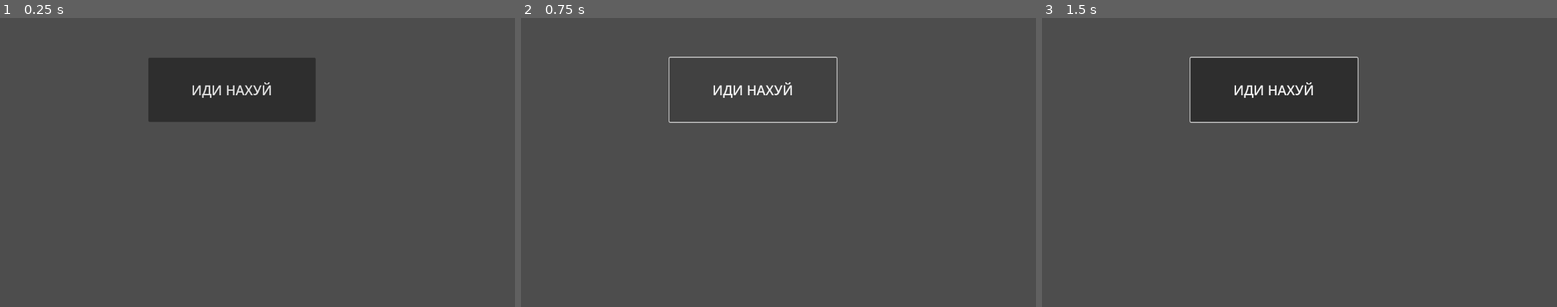
Above: before the commit, frames 1-3 (left to right).
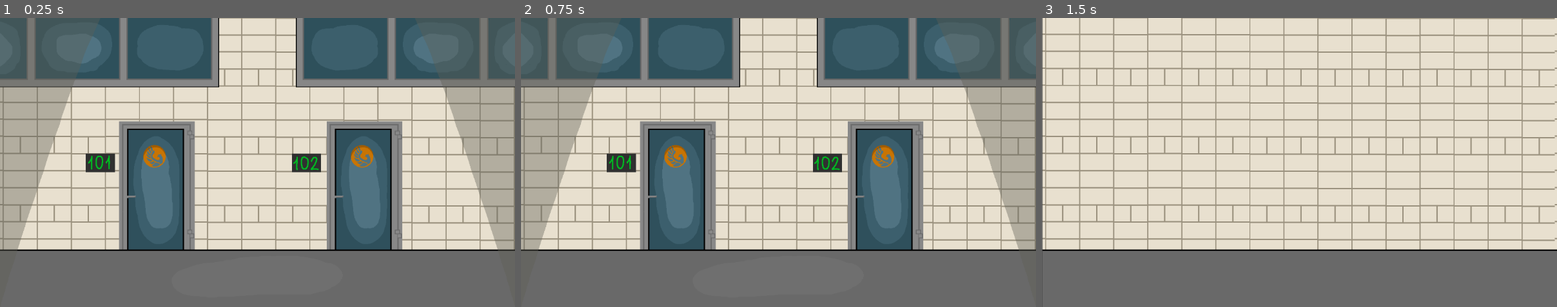
Above: after the commit, the same moments.

Repository: ksand3R77/NightClass
Game: Godot game, scene res://node_2d.tscn
The game is run twice, just before and just after one commit, with the same random seed, the same clock (stepped at 60 frames per second) and the same inputs. Before the commit the project has no main scene; this scene is started directly in both runs.
Inputs (mouse positions are in pixels of both pictures, inside the frame that each line leads up to):
- Up to frame 1 (0.25 s): no input
- Up to frame 2 (0.75 s): click (752, 90) at 0.5 s, where only the run before the commit has a clickable "ИДИ НАХУЙ"
- Up to frame 3 (1.5 s): click (1201, 185) at 1.27 s

The runs differ from the first frame. In frame 1, 93% of the frame differs, in the area x 0-100%, y 0-100%; in frame 2, 93%; in frame 3, 100%.

Commit message:
добавил локации

Diff:
--- /dev/null
+++ b/background au.tscn
@@ -0,0 +1,13 @@
+[gd_scene load_steps=2 format=3 uid="uid://dc207tfyq44t8"]
+
+[ext_resource type="Texture2D" uid="uid://bjml20a4xvnje" path="res://background/аудитория.png" id="1_ksuqd"]
+
+[node name="BG au" type="ParallaxBackground"]
+
+[node name="ParallaxLayer" type="ParallaxLayer" parent="."]
+motion_mirroring = Vector2(1146.38, 0)
+
+[node name="Аудитория" type="Sprite2D" parent="ParallaxLayer"]
+position = Vector2(576.5, 324)
+scale = Vector2(0.599479, 0.6)
+texture = ExtResource("1_ksuqd")
--- /dev/null
+++ b/background dveri.tscn
@@ -0,0 +1,10 @@
+[gd_scene load_steps=2 format=3 uid="uid://ct0hvk1hpx8ri"]
+
+[ext_resource type="Texture2D" uid="uid://bh5u11kvr0nd4" path="res://background/коридор..png" id="1_25fwk"]
+
+[node name="ParallaxBackground" type="ParallaxBackground"]
+
+[node name="Коридор_" type="Sprite2D" parent="."]
+position = Vector2(576, 324)
+scale = Vector2(0.6, 0.6)
+texture = ExtResource("1_25fwk")
--- /dev/null
+++ b/location_2.tscn
@@ -0,0 +1,7 @@
+[gd_scene load_steps=2 format=3 uid="uid://dkypj8qobknun"]
+
+[ext_resource type="PackedScene" uid="uid://dc207tfyq44t8" path="res://background au.tscn" id="1_dxhta"]
+
+[node name="location 2" type="Node2D"]
+
+[node name="BG au" parent="." instance=ExtResource("1_dxhta")]
--- /dev/null
+++ b/location_3.tscn
@@ -0,0 +1,7 @@
+[gd_scene load_steps=2 format=3 uid="uid://b8enu886ywjkp"]
+
+[ext_resource type="PackedScene" uid="uid://dc207tfyq44t8" path="res://background au.tscn" id="1_gooie"]
+
+[node name="location 3" type="Node2D"]
+
+[node name="BG au" parent="." instance=ExtResource("1_gooie")]
--- /dev/null
+++ b/node_2d.gd
@@ -0,0 +1,9 @@
+extends Node2D
+
+
+func _on_button_1_door_pressed() -> void:
+	get_tree().change_scene_to_file("res://location_2.tscn")
+
+
+func _on_button_2_door_pressed() -> void:
+	get_tree().change_scene_to_file("res://location_3.tscn")
--- a/node_2d.tscn
+++ b/node_2d.tscn
@@ -1,12 +1,27 @@
-[gd_scene format=3 uid="uid://bh1oheoal1ity"]
+[gd_scene load_steps=3 format=3 uid="uid://bh1oheoal1ity"]
 
-[node name="Node2D" type="Node2D"]
-position = Vector2(19, 21)
+[ext_resource type="Script" uid="uid://rx33658q6h8v" path="res://node_2d.gd" id="1_0e48y"]
+[ext_resource type="PackedScene" uid="uid://ct0hvk1hpx8ri" path="res://background dveri.tscn" id="1_wtcfe"]
 
-[node name="Button" type="Button" parent="."]
-offset_left = 313.0
-offset_top = 68.0
-offset_right = 687.0
-offset_bottom = 212.0
-theme_override_font_sizes/font_size = 30
-text = "ИДИ НАХУЙ"
+[node name="1 location" type="Node2D"]
+position = Vector2(3, 2)
+script = ExtResource("1_0e48y")
+
+[node name="ParallaxBackground" parent="." instance=ExtResource("1_wtcfe")]
+
+[node name="button 1 door" type="Button" parent="."]
+offset_left = 264.0
+offset_top = 230.0
+offset_right = 433.0
+offset_bottom = 517.0
+flat = true
+
+[node name="Button 2 door" type="Button" parent="."]
+offset_left = 728.0
+offset_top = 230.0
+offset_right = 897.0
+offset_bottom = 517.0
+flat = true
+
+[connection signal="pressed" from="button 1 door" to="." method="_on_button_1_door_pressed"]
+[connection signal="pressed" from="Button 2 door" to="." method="_on_button_2_door_pressed"]
--- a/project.godot
+++ b/project.godot
@@ -11,6 +11,7 @@
 [application]
 
 config/name="NightClass"
+run/main_scene="uid://bh1oheoal1ity"
 config/features=PackedStringArray("4.4", "Mobile")
 config/icon="res://icon.svg"
 
Binary file added: background/аудитория.png
Not shown, added: background/аудитория.png.import
Binary file added: background/коридор..png
Not shown, added: background/коридор..png.import
Not shown, added: node_2d.gd.uid
